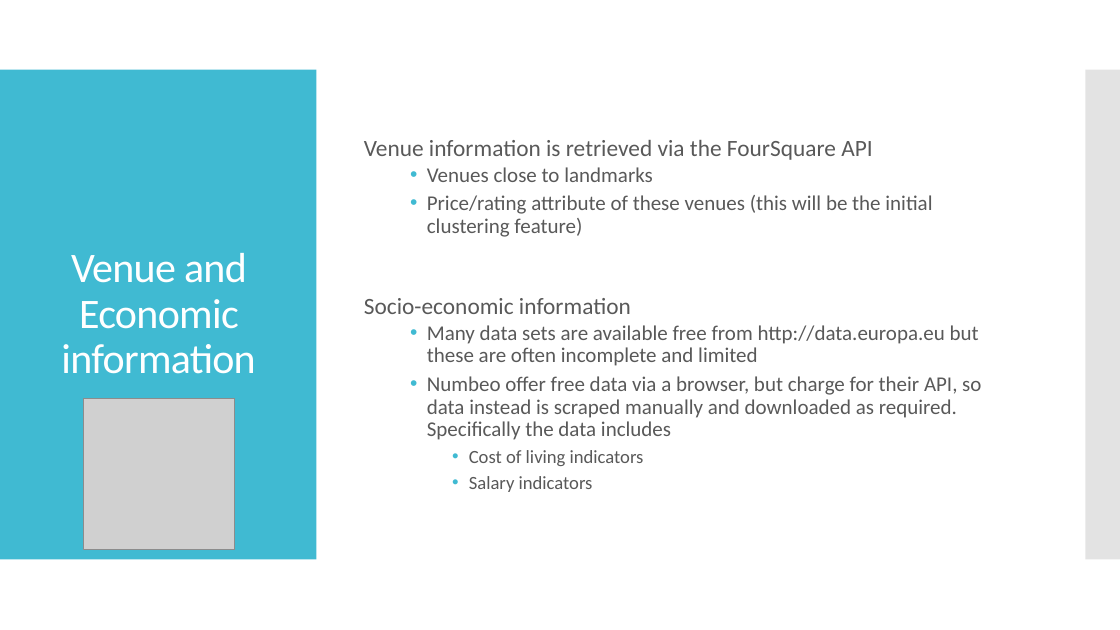
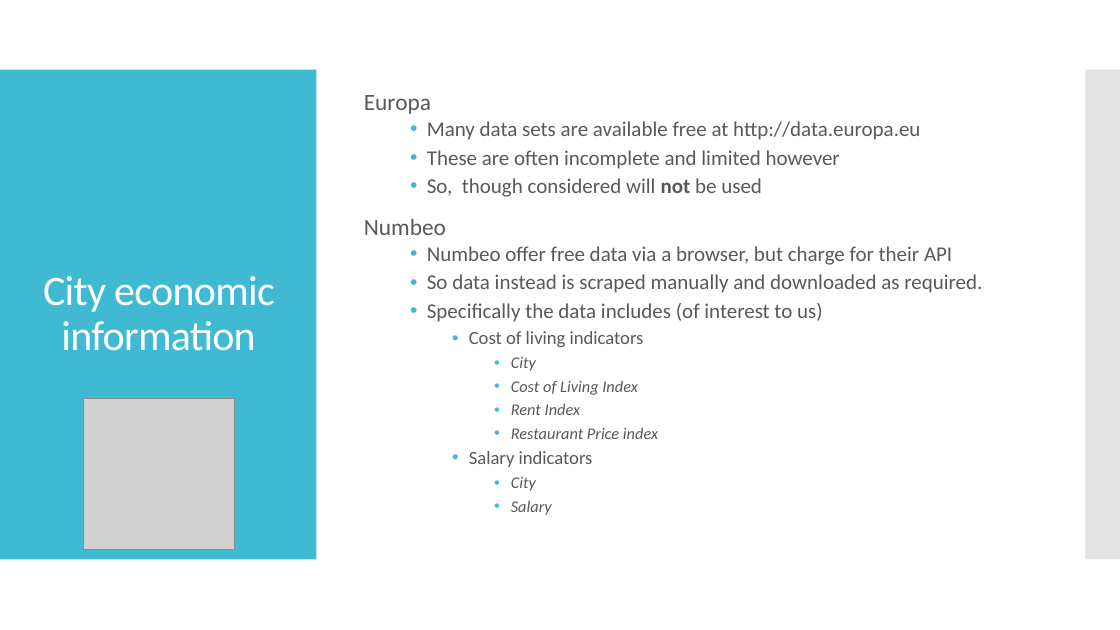
Before and after one commit to bill-looby/Coursera_Capstone, a slide deck: slide 8 of ReportIntroAndData.pptx (slide 7 before the commit). Drawn at 1120x630 pixels with LibreOffice and Linux fonts; fonts in the diff are those of the drawing; grey boxes stand for pictures. Boxes give left, top, right and bottom in pixels: in the first picture for what was removed or moved away, otherwise in the second. Text is boxed around its words. In the diff, an @@ line names an element or a change of style, - is before the commit and + after.

Commit message:
Updated IntroAndData

```diff
--- a/ReportIntroAndData.pptx
+++ b/ReportIntroAndData.pptx
@@ text at bbox=[364, 95, 982, 322]: text changed @@
-Venue information is retrieved via the FourSquare API
-  • Venues close to landmarks
-  • Price/rating attribute of these venues (this will be the initial clustering feature)
-Socio-economic information
-  • Many data sets are available free from http://data.europa.eu but these are often incomplete and limited
-  • Numbeo offer free data via a browser, but charge for their API, so data instead is scraped manually and downloaded as required. Specifically the data includes
+Europa
+  • Many data sets are available free at http://data.europa.eu
+  • These are often incomplete and limited however
+  • So, though considered will not be used
+Numbeo
+  • Numbeo offer free data via a browser, but charge for their API
+  • So data instead is scraped manually and downloaded as required.
+  • Specifically the data includes (of interest to us)
@@ title at bbox=[43, 276, 275, 351]: text changed @@
-Venue and Economic information
+City economic information
@@ text at bbox=[511, 357, 658, 439]: paragraphs added @@
+      • City
+      • Cost of Living Index
+      • Rent Index
+      • Restaurant Price index
@@ text at bbox=[511, 477, 552, 515]: paragraphs added @@
+      • City
+      • Salary
```
Also in this commit, not shown: 5 other slides changed, 1 slide added.
